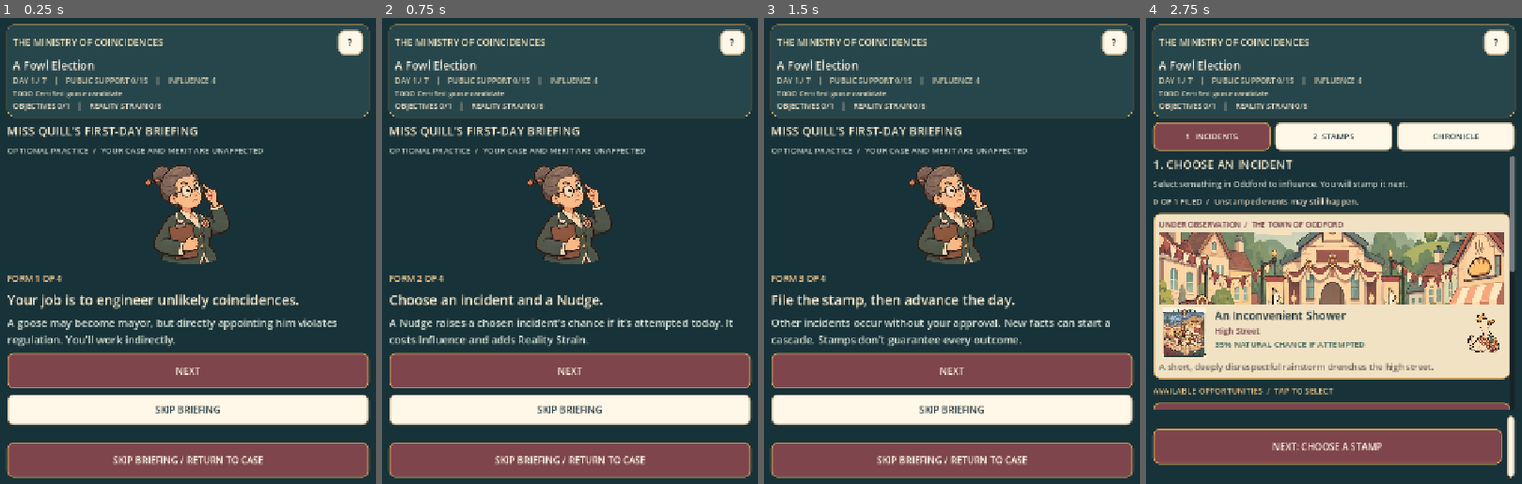
Above: before the commit, frames 1-4 (left to right).
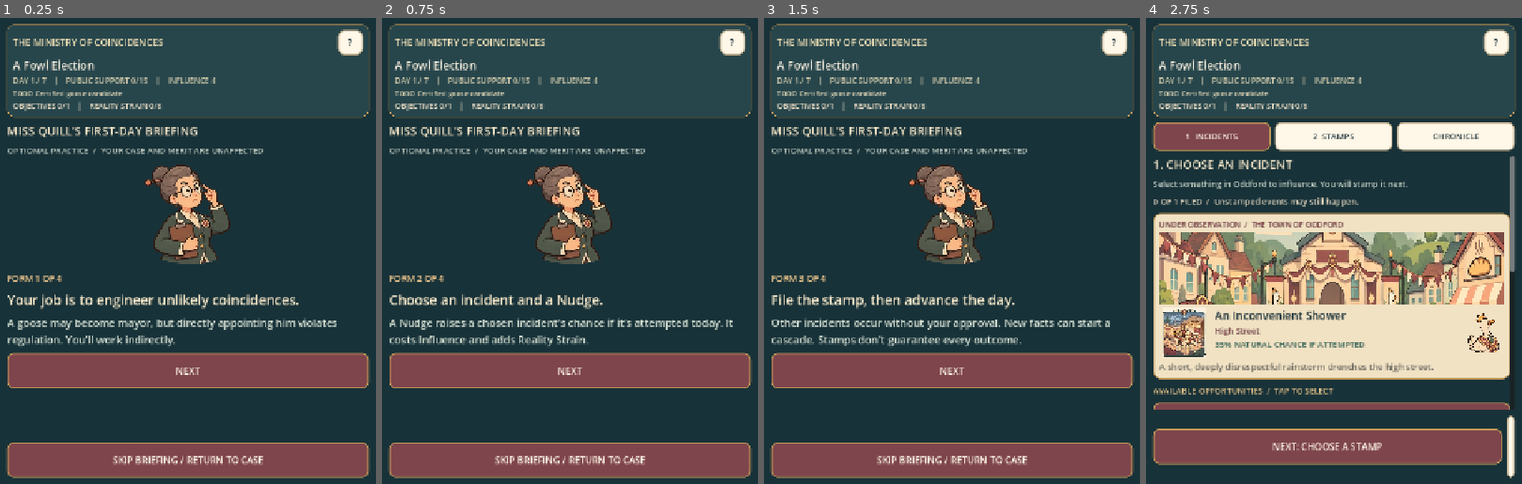
Above: after the commit, the same moments.

Repository: killjoy00/ministry
Game: Godot game, scene res://scenes/mobile_main.tscn
Two runs of this game, one before a commit and one after it. Both use one fixed random seed, a clock stepped at 60 frames per second and the inputs below. This scene is started directly instead of the project's main scene.
Inputs:
- Up to frame 1 (0.25 s): no input
- Up to frame 2 (0.75 s): click "NEXT" at 0.5 s
- Up to frame 3 (1.5 s): click "NEXT" at 1.25 s
- Up to frame 4 (2.75 s): click "SKIP BRIEFING" (after the commit: "SKIP BRIEFING / RETURN TO CASE") at 2 s

The runs differ from the first frame. In frame 1, 6.4% of the frame differs, in the area x 2-99%, y 80-88%; in frame 2, 6.4%; in frame 3, 6.4%; in frame 4, nothing differs.

Commit message:
Avoid duplicate tutorial skip actions after adding permanent footer

Diff:
--- a/scripts/mobile/mobile_game.gd
+++ b/scripts/mobile/mobile_game.gd
@@ -519,9 +519,6 @@
     var button := _button("NEXT" if tutorial_step < 3 else "GO TO YOUR CASE", true, 60)
     button.pressed.connect(_next_tutorial)
     body.add_child(button)
-    var skip := _button("SKIP BRIEFING", false, 52)
-    skip.pressed.connect(_finish_tutorial)
-    body.add_child(skip)
 
 func _help(body: VBoxContainer) -> void:
     _section(body, "HOW TO FILE A COINCIDENCE", "YOUR TEN-SECOND MANUAL")
